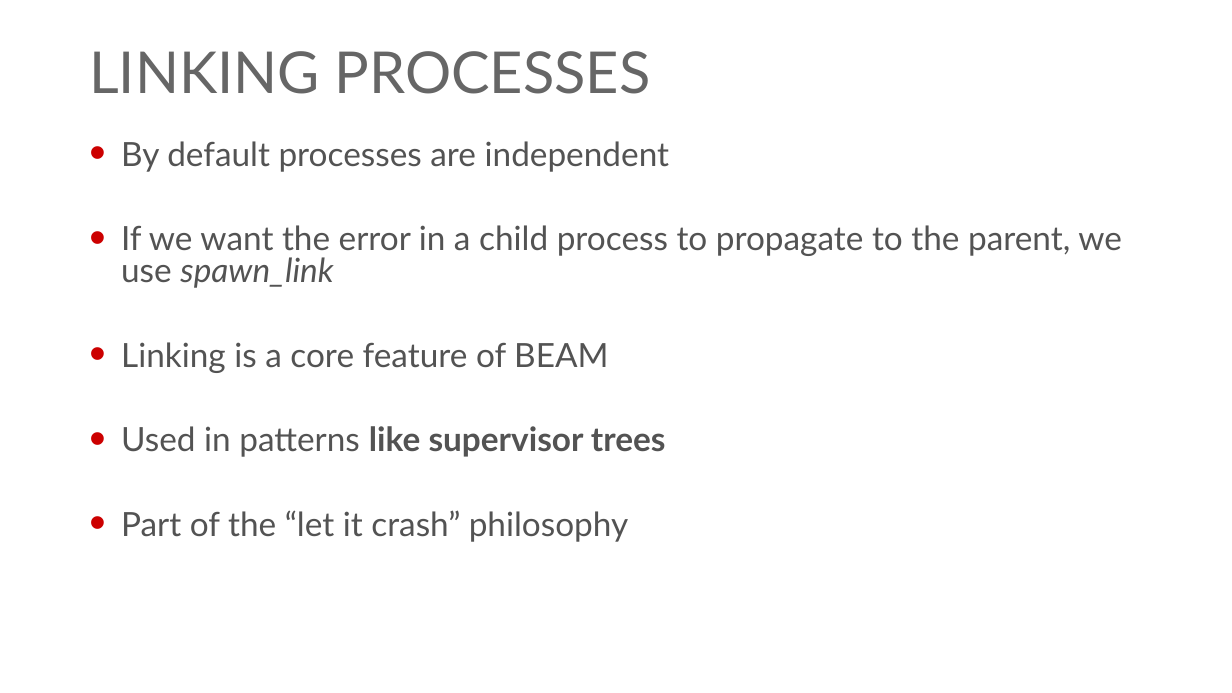
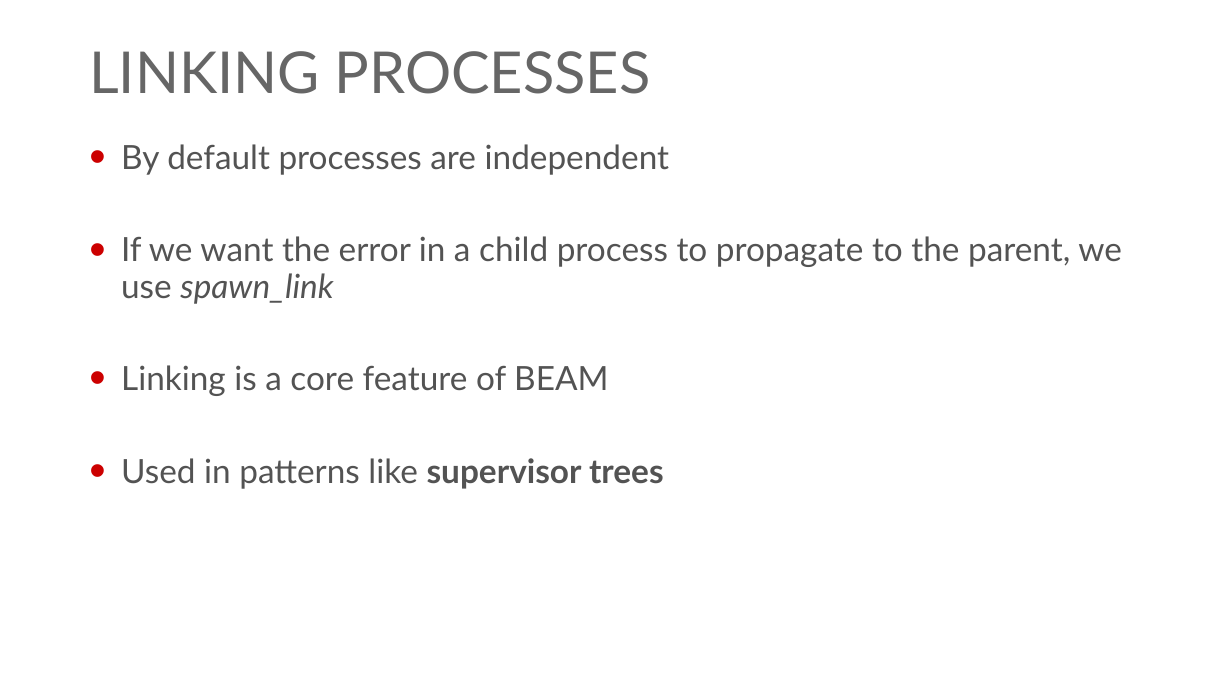
Before and after one commit to georgiyolovski/elixir-workshop, a slide deck: slide 18 of day2/Elixir - Day 2.pptx (slide 15 before the commit). Drawn at 1232x693 pixels with LibreOffice and Linux fonts; fonts in the diff are those of the drawing; background and template pictures are left out. Boxes give left, top, right and bottom in pixels: in the first picture for what was removed or moved away, otherwise in the second. Text is boxed around its words. In the diff, an @@ line names an element or a change of style, - is before the commit and + after.

```diff
--- a/day2/Elixir - Day 2.pptx
+++ b/day2/Elixir - Day 2.pptx
@@ text "By default processes are independent" at [121, 144, 1122, 489]: bold off in "like"; line spacing 0.8 to 0.9 @@
@@ text at [121, 510, 629, 542]: paragraph removed @@
-• Part of the “let it crash” philosophy
```
Also in this commit, not shown: 4 other slides changed, 6 slides added, 1 slide removed, 2 other files.
